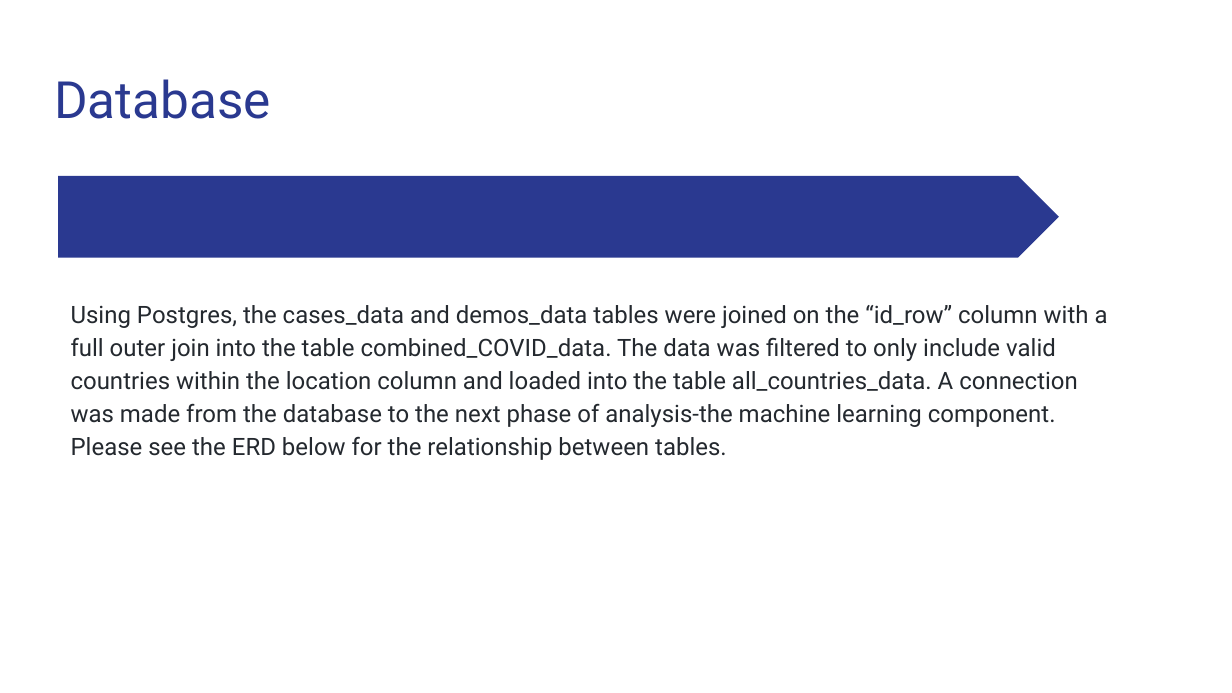
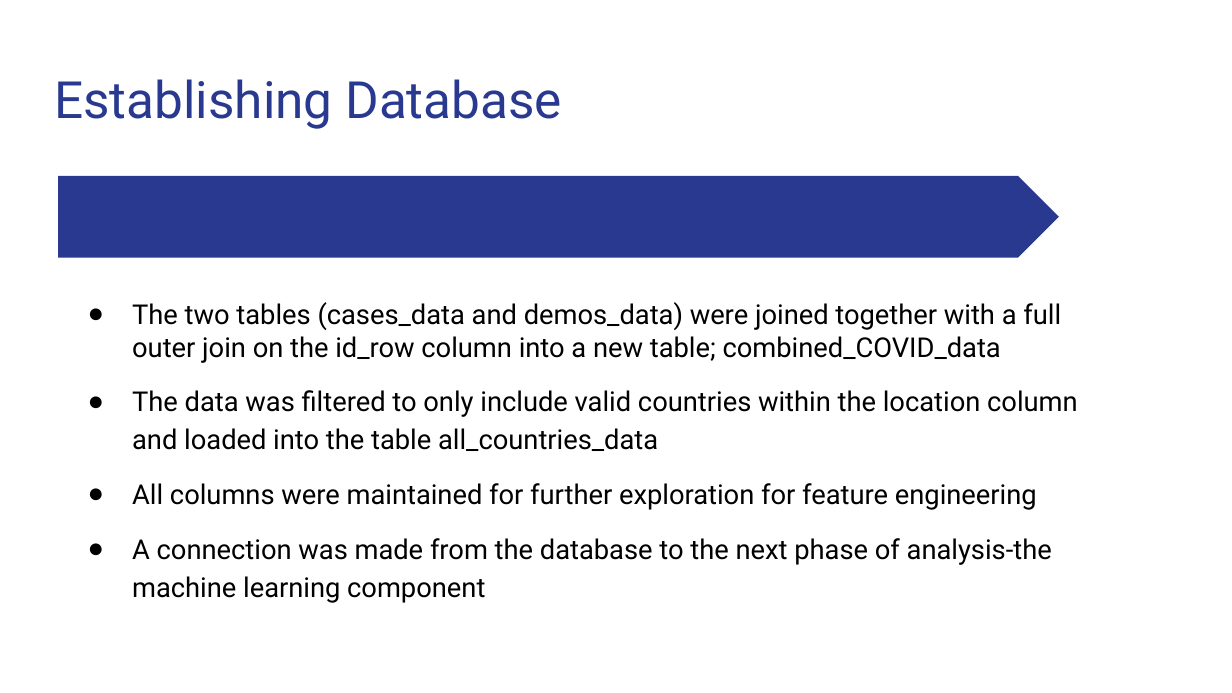
Before and after one commit to Magzzie/COVID-19_Analysis, a slide deck: slide 11 of COVID-19 Analysis.pptx. Drawn at 1232x693 pixels with LibreOffice and Linux fonts; fonts in the diff are those of the drawing. Boxes give left, top, right and bottom in pixels: in the first picture for what was removed or moved away, otherwise in the second. Text is boxed around its words. In the diff, an @@ line names an element or a change of style, - is before the commit and + after.

```diff
--- a/COVID-19 Analysis.pptx
+++ b/COVID-19 Analysis.pptx
@@ title at [54, 79, 562, 129]: text changed @@
-Database
+Establishing Database
@@ text at [132, 302, 1078, 603]: text changed; size 14 to 16 pt; text colour #24292F to #000000 @@
-Using Postgres, the cases_data and demos_data tables were joined on the “id_row” column with a full outer join into the table combined_COVID_data. The data was filtered to only include valid countries within the location column and loaded into the table all_countries_data. A connection was made from the database to the next phase of analysis-the machine learning component. Please see the ERD below for the relationship between tables.
+● The two tables (cases_data and demos_data) were joined together with a full outer join on the id_row column into a new table; combined_COVID_data
+● The data was filtered to only include valid countries within the location column and loaded into the table all_countries_data
+● All columns were maintained for further exploration for feature engineering
+● A connection was made from the database to the next phase of analysis-the machine learning component
```
Also in this commit, not shown: 7 other slides changed, 11 slides added, 5 slides removed.
